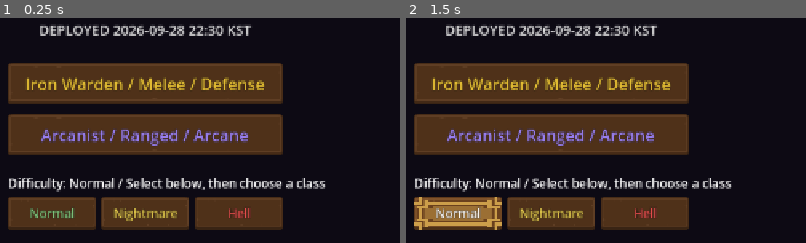
Above: before the commit, frames 1-2 (left to right).
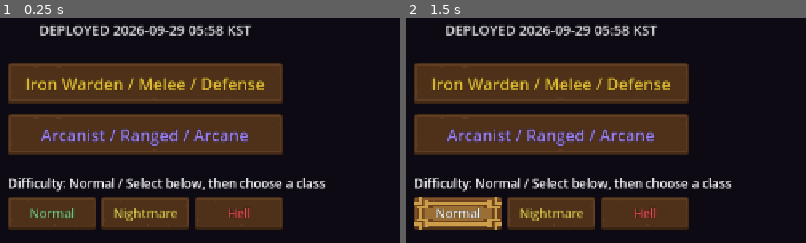
Above: after the commit, the same moments.

Repository: jflakeee/diablo
Game: Godot game, scene res://main.tscn
Two runs of this game, one before a commit and one after it. Both use one fixed random seed, a clock stepped at 60 frames per second and the inputs below.
Inputs:
- Up to frame 1 (0.25 s): no input
- Up to frame 2 (1.5 s): click "Normal" at 0.5 s; click "Normal" at 1.25 s
The pictures show only the part of the screen within x 32-82%, y 32-82%; the shares and areas given below are measured in that part.

The runs differ from the first frame. In frame 1, 0.2% of the frame differs, in the area x 44-56%, y 3-8%; in frame 2, 0.2%.

Commit message:
Harden streamed map persistence and routing

Diff:
--- a/prototype/game_dungeon/main.gd
+++ b/prototype/game_dungeon/main.gd
@@ -37,7 +37,7 @@
 const TemplateTheme := preload("res://ui/template_theme.gd")
 const CombatFX := preload("res://combat_fx.gd")
 const WorldStream := preload("res://world_stream.gd")
-const DEPLOYED_AT_KST := "2026-09-28 22:30 KST"
+const DEPLOYED_AT_KST := "2026-09-29 05:58 KST"
 
 var _grid: Array = []
 var _astar: AStarGrid2D
@@ -2454,6 +2454,9 @@
 			wn, _player.dmg_min, _player.dmg_max, an, _player.defense,
 			_kills, _items_dropped, _inventory.size(), _player_mf, _belt_hp, _belt_mp, _combat_log]
 		_hud.text += "\nStamina %d/%d / %s / %s" % [roundi(_stamina), roundi(_stamina_max), "RUN" if _player_running else "WALK", _map_type.to_upper()]
+	if _world_stream != null and not _in_town:
+		var frontier_revealed := (_world_stream.frontier().get("revealed_rooms", {}) as Dictionary).size()
+		_hud.text += "\nAREA %d/27 ROOMS / FRONTIER %d/3" % [_world_stream.active_chunks.size() * 9, mini(frontier_revealed, 3)]
 	if _vision_relic_timer > 0.0: _hud.text += " / ALL-SEEING %.0fs" % _vision_relic_timer
 	if _arc_flasks > 0: _hud.text += " / ARC FLASK %d" % _arc_flasks
 	if not _corpse_state.is_empty():
--- a/prototype/game_dungeon/world_stream.gd
+++ b/prototype/game_dungeon/world_stream.gd
@@ -205,32 +205,36 @@
 	return summary
 
 func _choose_direction(previous: Dictionary) -> Vector2i:
-	var prior: Vector2i = previous.get("exit_direction", Vector2i.ZERO)
-	if prior == Vector2i.ZERO:
-		var entry_direction: Vector2i = previous.get("entry_direction", Vector2i.LEFT)
-		prior = -entry_direction
-	var candidates: Array[Vector2i] = []
-	for direction in DIRECTIONS:
-		var coord: Vector2i = previous["coord"] + direction
-		if used_chunk_coords.has(_coord_key(coord)):
-			continue
-		var weight := 4
-		if prior != Vector2i.ZERO:
-			if direction == prior: weight = 2
-			elif direction == -prior: weight = 1
-		for repeat in weight:
-			candidates.append(direction)
-	if candidates.is_empty():
-		# A self-avoiding stream normally has a free neighbour. Keep a deterministic
-		# fallback for corrupted snapshots instead of overlapping an active chunk.
-		for direction in DIRECTIONS:
-			var coord: Vector2i = previous["coord"] + direction
-			if not _active_has_coord(coord):
-				return direction
-		return Vector2i.RIGHT
-	var rng := RandomNumberGenerator.new()
-	rng.seed = _mixed_seed(next_sequence + 31)
-	return candidates[rng.randi_range(0, candidates.size() - 1)]
+	# A rotated square spiral varies all four wall directions and can extend
+	# forever without enclosing the frontier or revisiting an old chunk.
+	var direction := _spiral_direction(next_sequence)
+	var rotation := posmod(run_seed + floor_id + generation_epoch, 4)
+	for turn in rotation:
+		direction = Vector2i(-direction.y, direction.x)
+	if not used_chunk_coords.has(_coord_key(previous["coord"] + direction)):
+		return direction
+	# Corrupt/legacy snapshots may not follow the spiral. Prefer any unused
+	# neighbour; never overlap an active chunk.
+	for candidate in DIRECTIONS:
+		if not used_chunk_coords.has(_coord_key(previous["coord"] + candidate)):
+			return candidate
+	for candidate in DIRECTIONS:
+		if not _active_has_coord(previous["coord"] + candidate):
+			return candidate
+	return Vector2i.RIGHT
+
+func _spiral_direction(step: int) -> Vector2i:
+	var remaining := maxi(1, step)
+	var length := 1
+	var direction_index := 0
+	while true:
+		for pair in 2:
+			if remaining <= length:
+				return [Vector2i.RIGHT, Vector2i.DOWN, Vector2i.LEFT, Vector2i.UP][direction_index % 4]
+			remaining -= length
+			direction_index += 1
+		length += 1
+	return Vector2i.RIGHT
 
 func _active_has_coord(coord: Vector2i) -> bool:
 	for chunk in active_chunks:
@@ -283,7 +287,9 @@
 	var value := int(run_seed) ^ int(floor_id * 73856093) ^ int(generation_epoch * 19349663) ^ int(sequence * 83492791)
 	value = int((value ^ (value >> 16)) * 0x45d9f3b)
 	value = int((value ^ (value >> 16)) * 0x45d9f3b)
-	return absi(value ^ (value >> 16))
+	# JSON stores numbers as doubles. Keep procedural seeds below 2^31 so Web
+	# save/load round-trips reproduce the exact same chunk layout.
+	return int(absi(value ^ (value >> 16)) % 2147483647)
 
 static func _coord_key(coord: Vector2i) -> String:
 	return "%d,%d" % [coord.x, coord.y]
@@ -338,5 +344,13 @@
 			return false
 	if long_stream.next_sequence != 101 or long_stream.used_chunk_coords.size() != 101 or long_stream.retired_chunks.size() != 98:
 		return false
+	var encoded := JSON.stringify(stream.snapshot())
+	var decoded = JSON.parse_string(encoded)
 	var restored := preload("res://world_stream.gd").new()
-	return restored.restore(stream.snapshot()) and restored.snapshot() == stream.snapshot() and restored.compose_active_grid()["grid"] == stream.compose_active_grid()["grid"]
+	if not decoded is Dictionary or not restored.restore(decoded):
+		return false
+	var sequence_ok: bool = restored.next_sequence == stream.next_sequence
+	var active_ok: bool = restored.active_chunks.size() == stream.active_chunks.size()
+	var used_ok: bool = restored.used_chunk_coords.size() == stream.used_chunk_coords.size()
+	var grid_ok: bool = restored.compose_active_grid()["grid"] == stream.compose_active_grid()["grid"]
+	return sequence_ok and active_ok and used_ok and grid_ok
